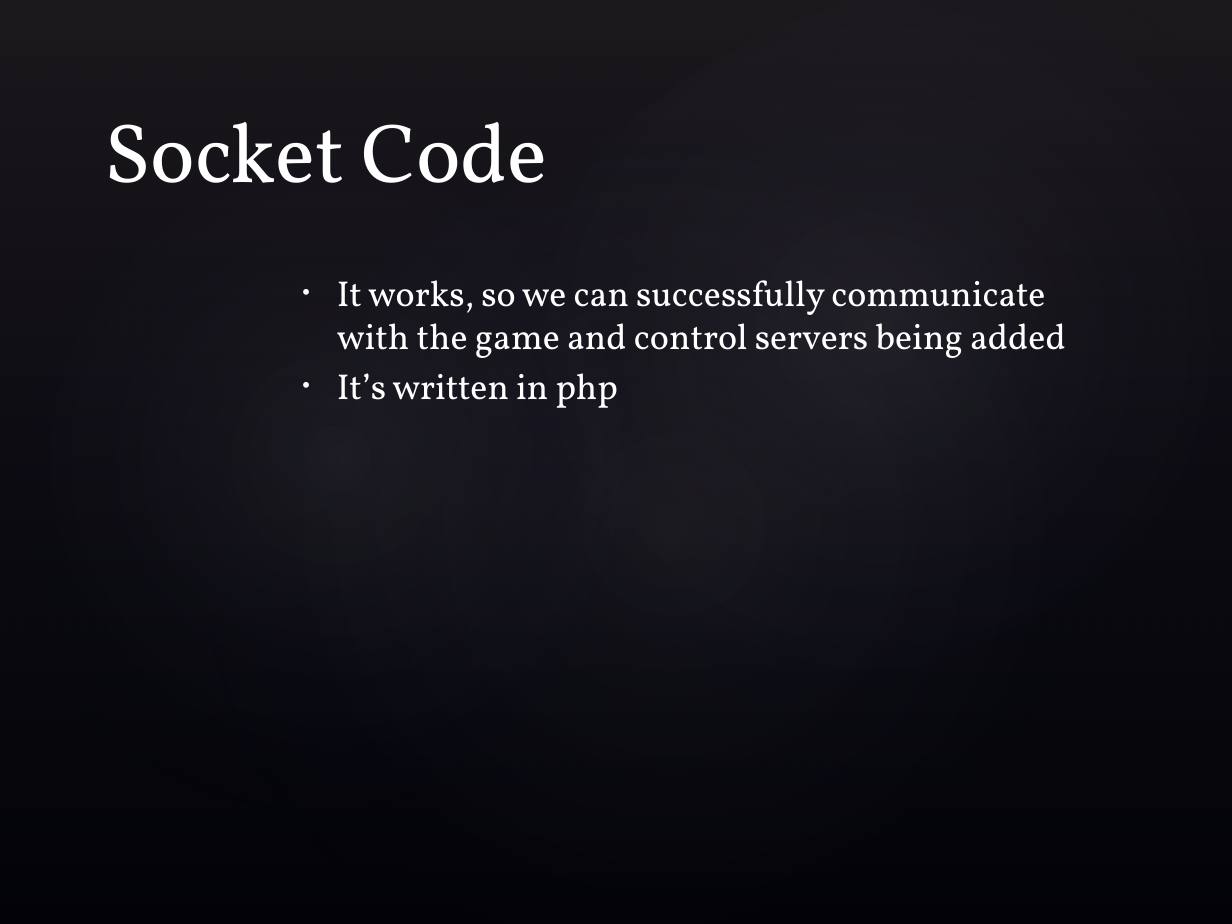
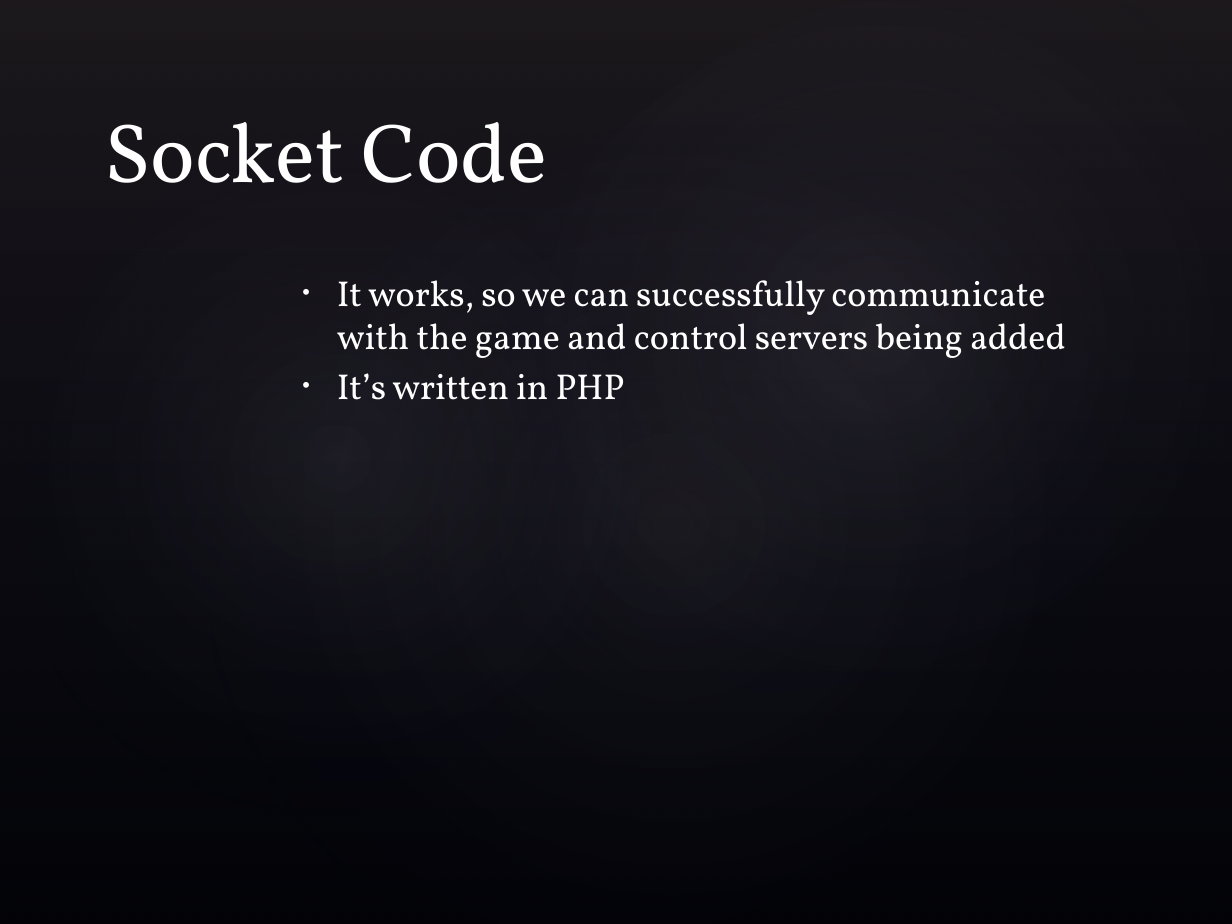
Before and after one commit to rebeccamurphy/Hackathon-2013, a slide deck: slide 2 of Hack-a-Thon Presentation.pptx. Drawn at 1232x924 pixels with LibreOffice and Linux fonts; fonts in the diff are those of the drawing; background and template pictures are left out. Boxes give left, top, right and bottom in pixels: in the first picture for what was removed or moved away, otherwise in the second. Text is boxed around its words. In the diff, an @@ line names an element or a change of style, - is before the commit and + after.

```diff
--- a/Hack-a-Thon Presentation.pptx
+++ b/Hack-a-Thon Presentation.pptx
@@ text at (337, 373, 625, 400): text changed @@
-• It’s written in php
+• It’s written in PHP
```
Also in this commit, not shown: 1 other slide changed, 1 other file.
